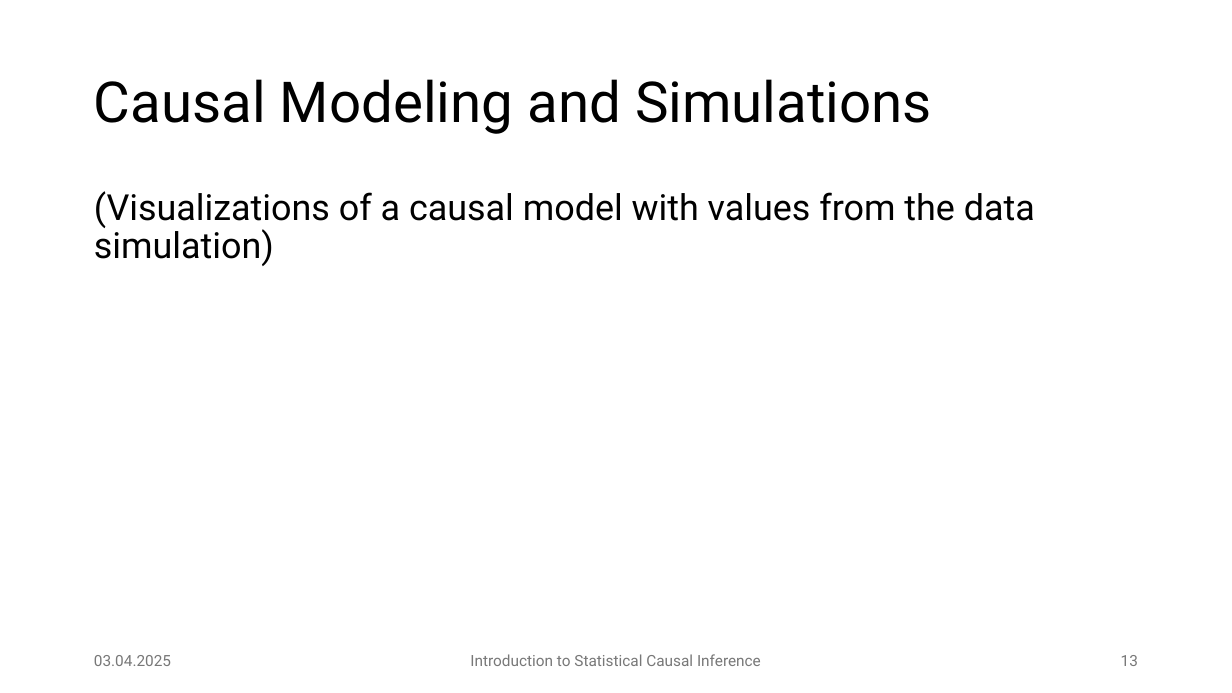
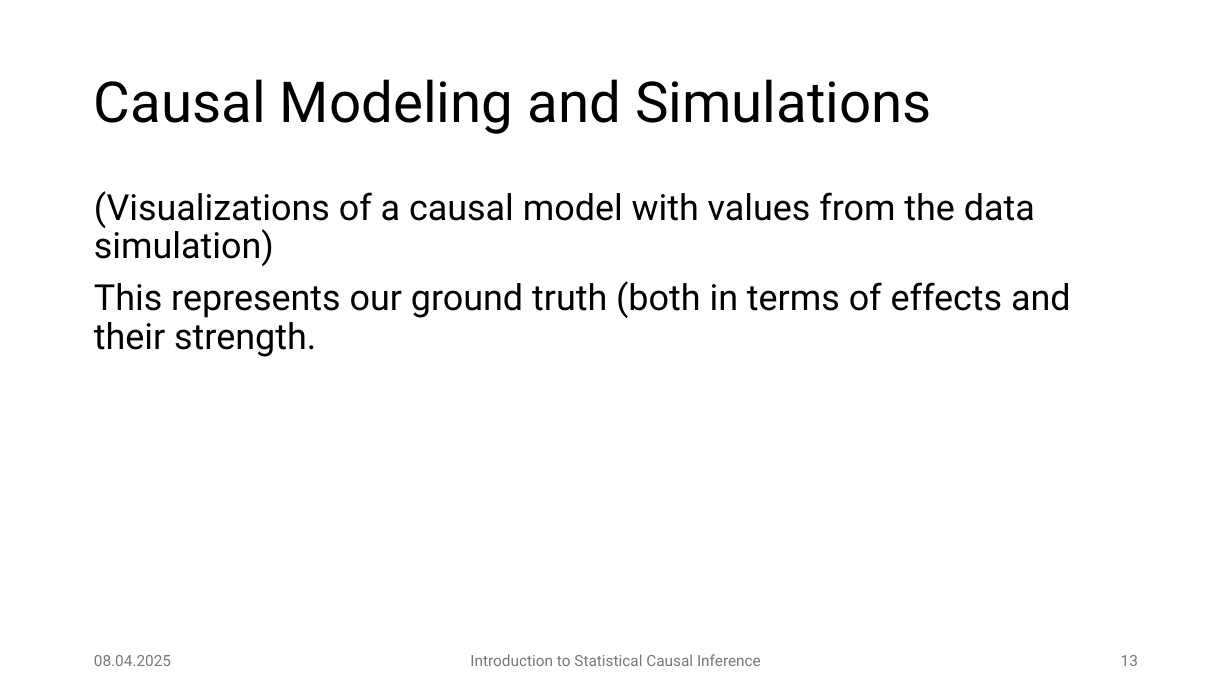
Before and after one commit to JulianFrattini/bda4sci, a slide deck: slide 13 of version2/slides/intro-sci.pptx. Drawn at 1232x693 pixels with LibreOffice and Linux fonts; fonts in the diff are those of the drawing. Boxes give left, top, right and bottom in pixels: in the first picture for what was removed or moved away, otherwise in the second. Text is boxed around its words. In the diff, an @@ line names an element or a change of style, - is before the commit and + after.

```diff
--- a/version2/slides/intro-sci.pptx
+++ b/version2/slides/intro-sci.pptx
@@ text at (94, 281, 1071, 357): paragraph added @@
+This represents our ground truth (both in terms of effects and their strength.
@@ text at (94, 655, 171, 666): text changed @@
-03.04.2025
+08.04.2025
```
Also in this commit, not shown: 32 other slides changed, 10 slides added, 1 other file.
